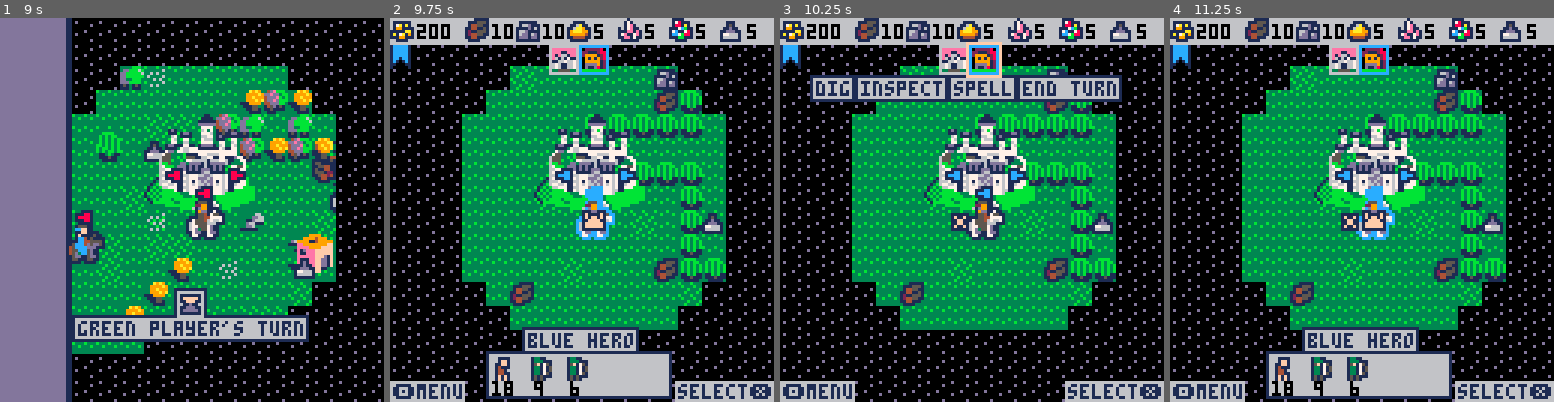
Above: before the commit, frames 1-4 (left to right).
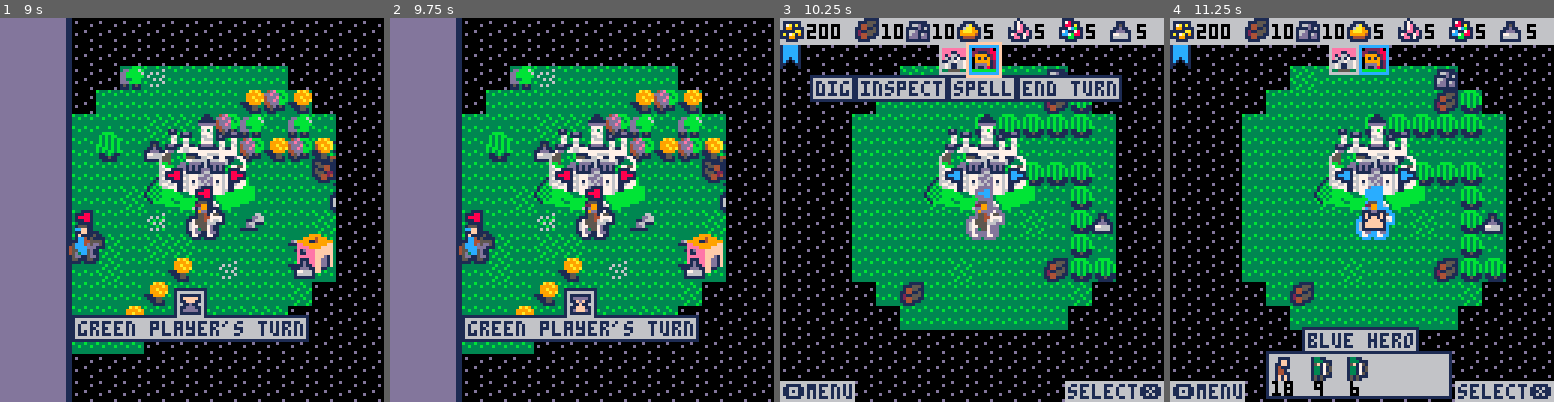
Above: after the commit, the same moments.

Repository: pvan/pico8
Game: PICO-8 cartridge heroes.p8
Same seed, same stepped clock (60 frames per second), same inputs: the game is played once before the commit and once after it.
Inputs:
- Up to frame 1 (9 s): tap O (Z key) at 0.33, 0.7, 1.43, 2.22, 3.1, 3.98, 4.87, 5.75, 6.63, 7.52, 8.4 s; tap X (X key) at 1.07, 2.07, 2.4, 2.73, 3.07, 3.4, 3.73, 4.07, 4.4, 4.73, 5.07, 5.4, 5.73, 6.07, 6.4, 6.73, 7.07, 7.4, 7.73, 8.07, 8.4, 8.73 s; hold Left 1.97-2.37 s; hold Down 2.42-2.82 s; hold Right 2.87-3.53 s; hold Up 3.58-4.08 s; hold Right 4.13-4.53 s; hold Down 4.58-5.08 s; hold Left 5.13-5.8 s; hold Up 5.85-6.18 s; hold Left 6.23-6.63 s; hold Down 6.68-7.08 s; hold Right 7.13-7.8 s; hold Up 7.85-8.35 s; hold Right 8.4-8.8 s; hold Down from 8.85 s (still down)
- Up to frame 2 (9.75 s): tap X (X key) at 9.07, 9.4, 9.73 s; tap O (Z key) at 9.28 s; release Down at 9.35 s; hold Left from 9.4 s (still down)
- Up to frame 3 (10.25 s): release Left at 10.07 s; tap X (X key) at 10.07 s; hold Up from 10.12 s (still down); tap O (Z key) at 10.17 s
- Up to frame 4 (11.25 s): tap X (X key) at 10.4, 10.73, 11.07 s; release Up at 10.45 s; hold Left 10.5-10.9 s; hold Down from 10.95 s (still down); tap O (Z key) at 11.05 s

Frame 1 is identical in both runs. In frame 2, 49% of the frame differs, in the area x 0-100%, y 0-100%; in frame 3, 0.6%; in frame 4, 0.2%.

Commit message:
heroes: rotate battle grid 90 degrees
makes 2-wide mobs possible
also mobs are more staggered when vertically adjacent
so they're less likely to block each other's number

Diff:
--- a/heroes.p8
+++ b/heroes.p8
@@ -2343,23 +2343,23 @@
  local tx,ty=t.x,t.y
 
  count=0
- while cx!=tx do
+ while cy!=ty do
   count+=1
-  if cx<tx then
+  if cy<ty then
+   cy+=1
+  else
+   cy-=1
+  end
+  --moving right
+  if cx<tx and not evenrow(cy) then
    cx+=1
-  else
+  end
+  --moving left
+  if cx>tx and evenrow(cy) then
    cx-=1
   end
-  --moving down
-  if cy<ty and not evencol(cx) then
-   cy+=1
-  end
-  --moving up
-  if cy>ty and evencol(cx) then
-   cy-=1
-  end
- end
- return count+abs(ty-cy)
+ end
+ return count+abs(tx-cx)
 end
 
 
@@ -2605,7 +2605,7 @@
 
 function get_neighbors(p)
  local neighbors=grid_neighbors_o
- if evencol(p.x) then
+ if evenrow(p.y) then
   neighbors=grid_neighbors_e
  end
  local res=copy(neighbors)
@@ -2652,8 +2652,8 @@
  return res
 end
 
-function evencol(x)
- return x%2==0
+function evenrow(y)
+ return y%2==0
 end
 --doesn't save until we use
 --"not evencol(x)" like 9 times?
@@ -2967,12 +2967,12 @@
 
 
 
- move_cursor(bcur, 0,8, 0,9)
- if evencol(bcur.x)
+ move_cursor(bcur, 0,8, 0,8)
+ if evenrow(bcur.y)
  --token: clampx/y functions?
- and bcur.y>8
+ and bcur.x>8
  then
-  bcur.y=8
+  bcur.x=8
  end
 
 end
@@ -3116,7 +3116,7 @@
 --  val=grid_dist(activemob,bcur)
 --  cursor()
 --  color()
---  print(bcurx..","..bcury)
+--  print(bcur.x..","..bcur.y)
 --  print(val)
 -- end
 
@@ -3137,8 +3137,8 @@
 -- local res=pt(p.x*gw,p.y*gh)
  local res=pt(p.x*10,p.y*10)
  ptinc(res,gstart)
- if not evencol(p.x) then
-  res.y-=5 --gh/2
+ if not evenrow(p.y) then
+  res.x-=5 --gh/2
  end
  return res.x,res.y
 end
@@ -3723,7 +3723,7 @@
 	grid={}
  do_grid(8,function(p)
   add(grid,p)
-  if not evencol(p.x) then
+  if not evenrow(p.y) then
    add(grid,ptadd(p,pt(0,1)))
   end
 	end)
@@ -3847,20 +3847,26 @@
 	--token: probably a better way
 	-- to generate these
 	grid_neighbors_e={
+--	 pt(-1,-1),
 	 pt(-1,0),
-	 pt(-1,1),
+--	 pt(-1,1),
 	 pt(0,-1),
+--	 pt(0,0),
 	 pt(0,1),
+	 pt(1,-1),
 	 pt(1,0),
 	 pt(1,1),
 	}
 	grid_neighbors_o={
 	 pt(-1,-1),
 	 pt(-1,0),
+	 pt(-1,1),
 	 pt(0,-1),
+--	 pt(0,0),
 	 pt(0,1),
-	 pt(1,-1),
+--	 pt(1,-1),
 	 pt(1,0),
+--	 pt(1,1),
 	}
 
 
